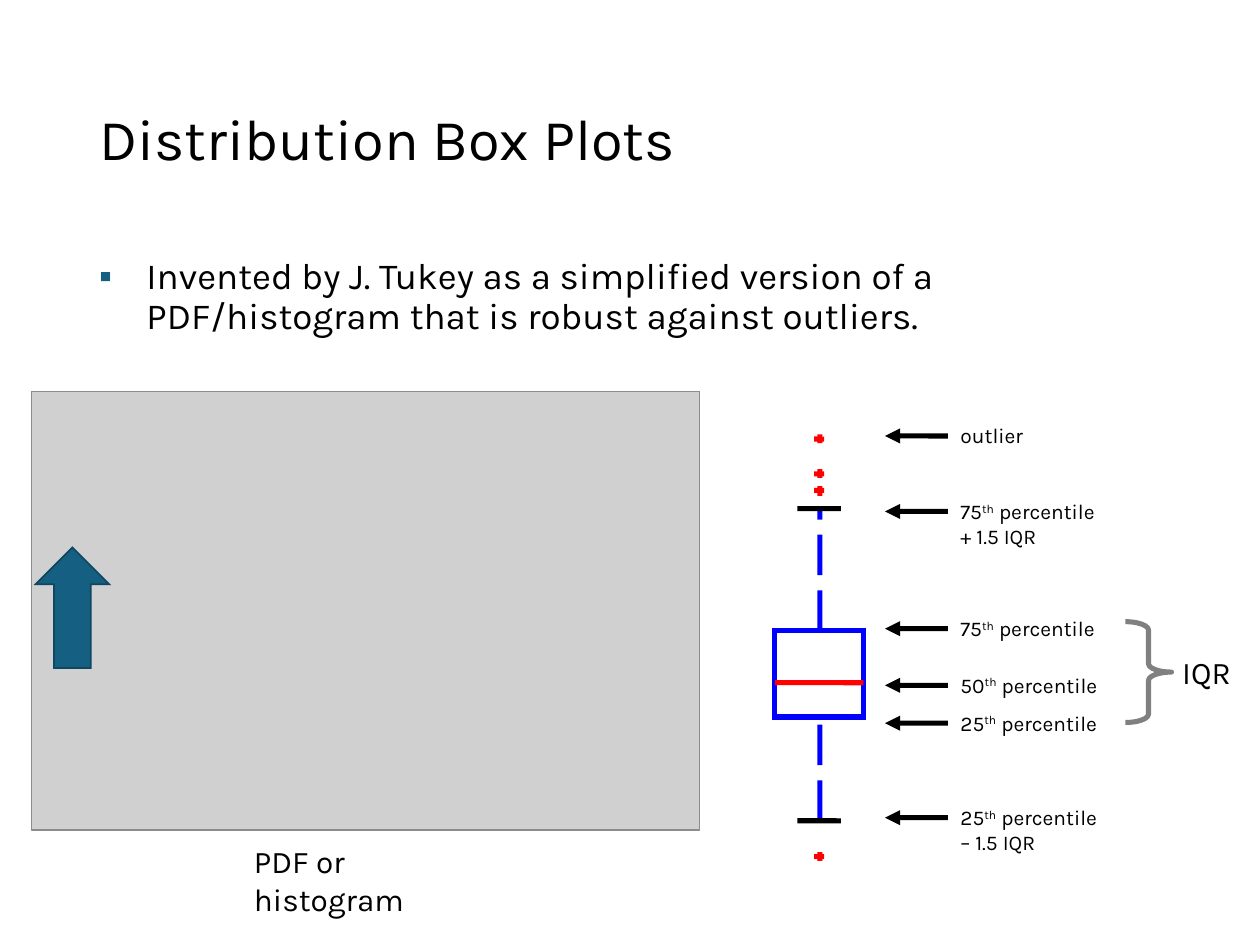
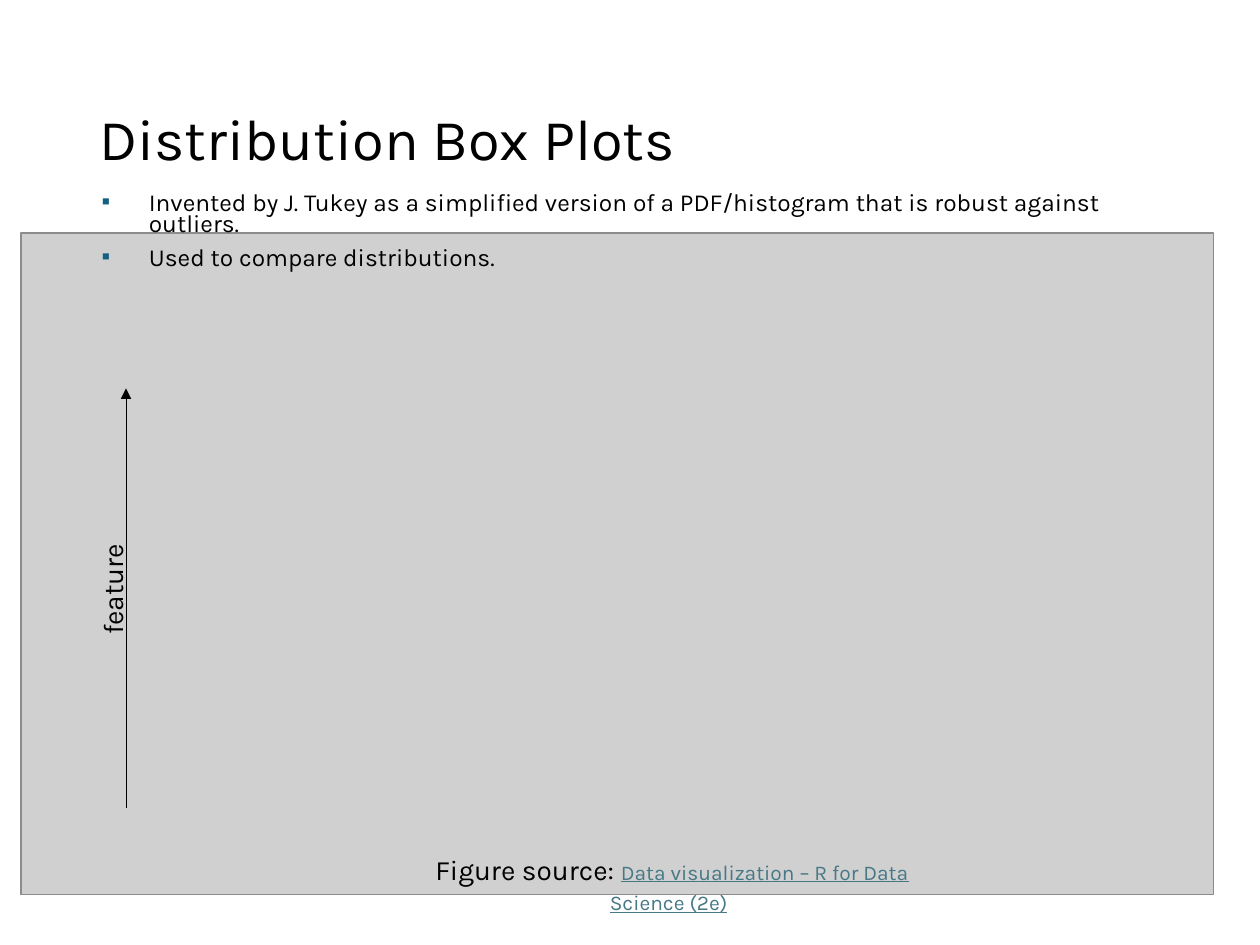
Before and after one commit to mhahsler/Introduction_to_Data_Mining_R_Examples, a slide deck: slide 27 of slides/chap2_exploration.pptx. Drawn at 1260x945 pixels with LibreOffice and Linux fonts; fonts in the diff are those of the drawing; grey boxes stand for pictures. Boxes give left, top, right and bottom in pixels: in the first picture for what was removed or moved away, otherwise in the second. Text is boxed around its words. In the diff, an @@ line names an element or a change of style, - is before the commit and + after.

```diff
--- a/slides/chap2_exploration.pptx
+++ b/slides/chap2_exploration.pptx
@@ text "Invented by J. Tukey as ..." moved from (x1=146, y1=263, x2=933, y2=338) to (x1=149, y1=193, x2=1099, y2=272) @@
@@ text at (x1=149, y1=193, x2=1099, y2=238): size 21 to 14 pt in "Invented by J. Tukey as a simplified ..."; line spacing 0.9 to 0.7 @@
@@ text at (x1=149, y1=249, x2=494, y2=272): paragraph added @@
+▪ Used to compare distributions.
@@ picture removed at (x1=32, y1=392, x2=699, y2=830) @@
@@ down arrow removed at (x1=35, y1=548, x2=108, y2=669) @@
@@ group added at (x1=21, y1=233, x2=1215, y2=913): 2 texts, 1 picture, 1 arrow @@
+Figure source: Data visualization – R for Data Science (2e)
+feature
@@ group removed at (x1=775, y1=428, x2=1231, y2=861): 13 lines, 7 texts, 6 arrows, 1 rectangle, 1 right brace @@
-outlier
-25th percentile – 1.5 IQR
-25th percentile
-75th percentile
-50th percentile
-75th percentile + 1.5 IQR
-IQR
@@ text removed at (x1=254, y1=853, x2=404, y2=919) @@
-PDF or histogram
```
Also in this commit, not shown: 2 other slides changed, 1 other file.
